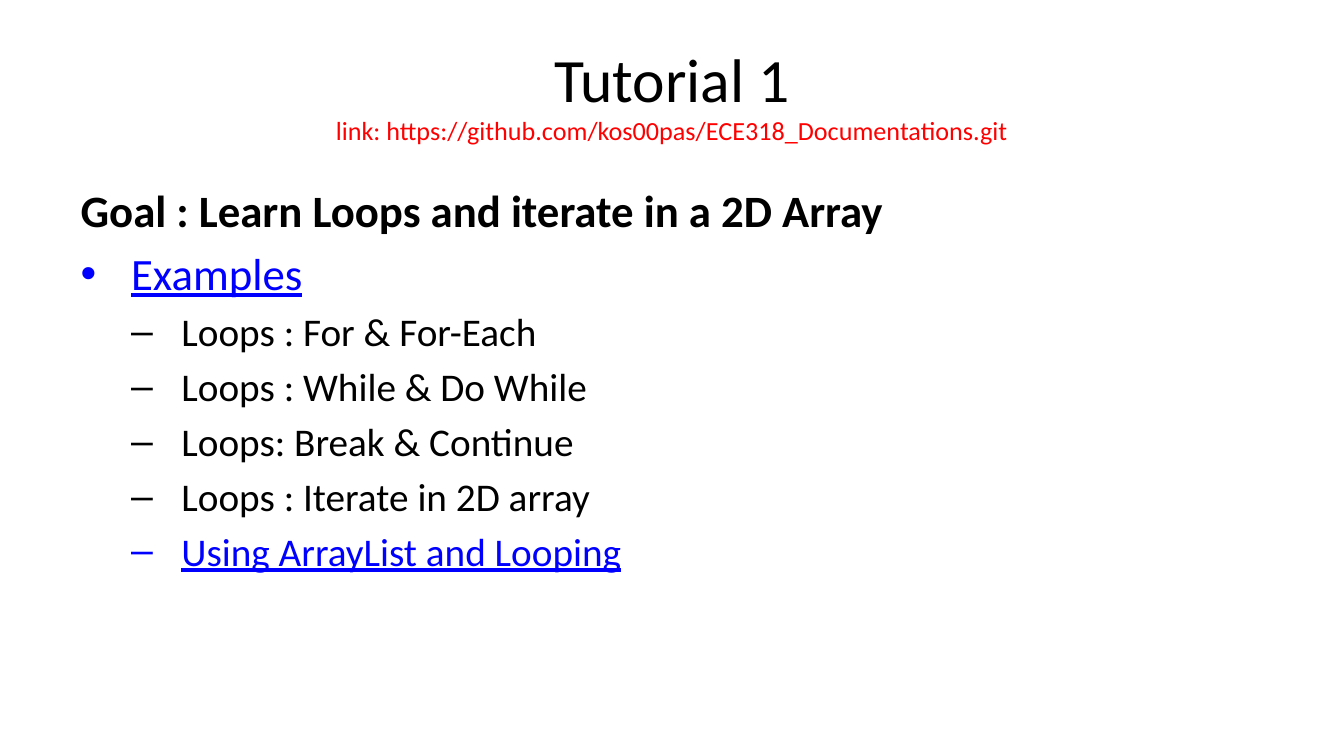
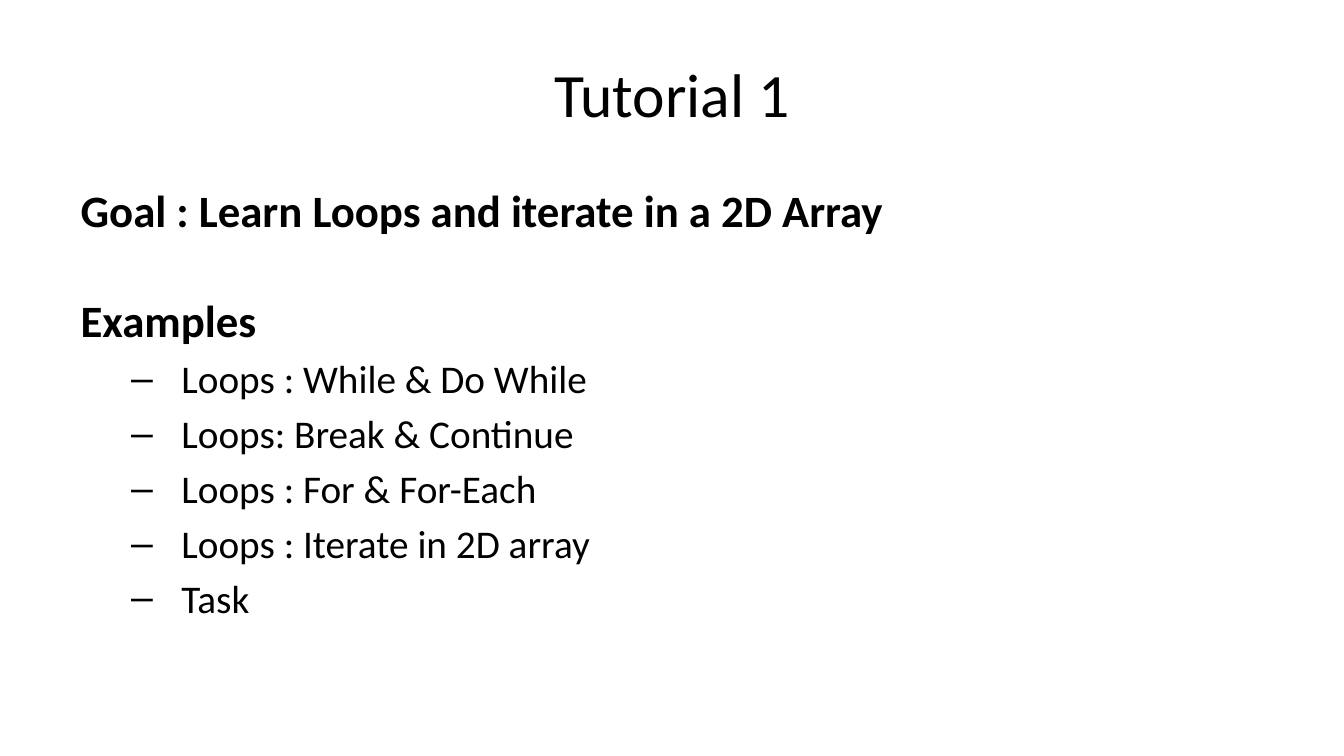
Before and after one commit to kos00pas/ECE318_Documentations, a slide deck: slide 1 of Tutorial_1/Tutorial_1.pptx. Drawn at 1344x756 pixels with LibreOffice and Linux fonts; fonts in the diff are those of the drawing. Boxes give left, top, right and bottom in pixels: in the first picture for what was removed or moved away, otherwise in the second. Text is boxed around its words. In the diff, an @@ line names an element or a change of style, - is before the commit and + after.

```diff
--- a/Tutorial_1/Tutorial_1.pptx
+++ b/Tutorial_1/Tutorial_1.pptx
@@ title at (554,74,789,118): text changed; size 14 to 33 pt; text colour #FF0000 to #000000 @@
-Tutorial 1
-link: https://github.com/kos00pas/ECE318_Documentations.git
+Tutorial 1
@@ text at (81,305,257,344): text colour #0000FF to #000000, bold on, underline off in "Examples"; bullet • to none; more space between paragraphs @@
@@ text at (181,318,536,353): paragraph removed @@
-  – Loops : For & For-Each
@@ text at (181,475,536,510): paragraph added @@
+  – Loops : For & For-Each
@@ text at (181,585,249,614): text changed; text colour #0000FF to #000000 @@
-  – Using ArrayList and Looping
+  – Task
```
Also in this commit, not shown: 5 other slides changed, 2 slides added, 1 slide removed, 27 other files.
